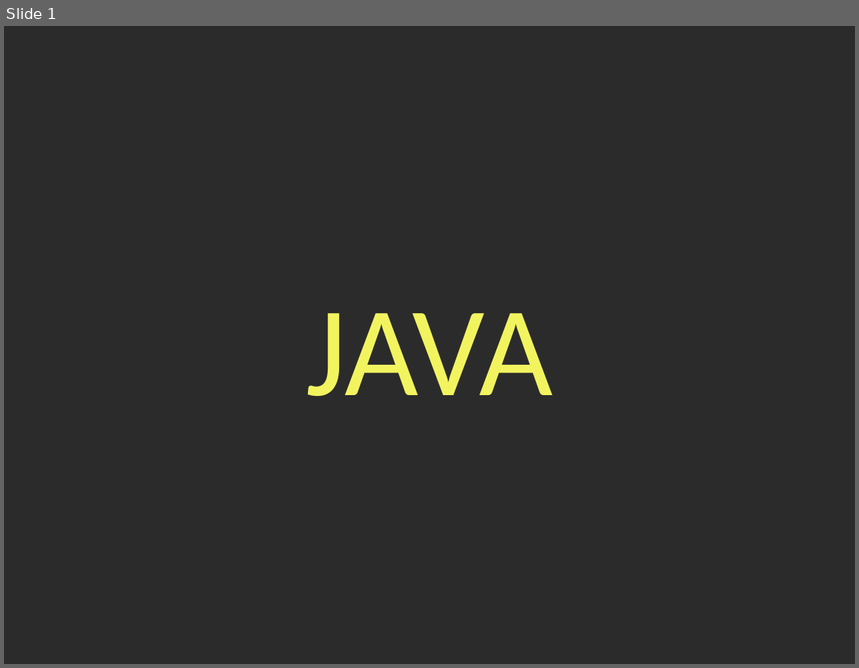
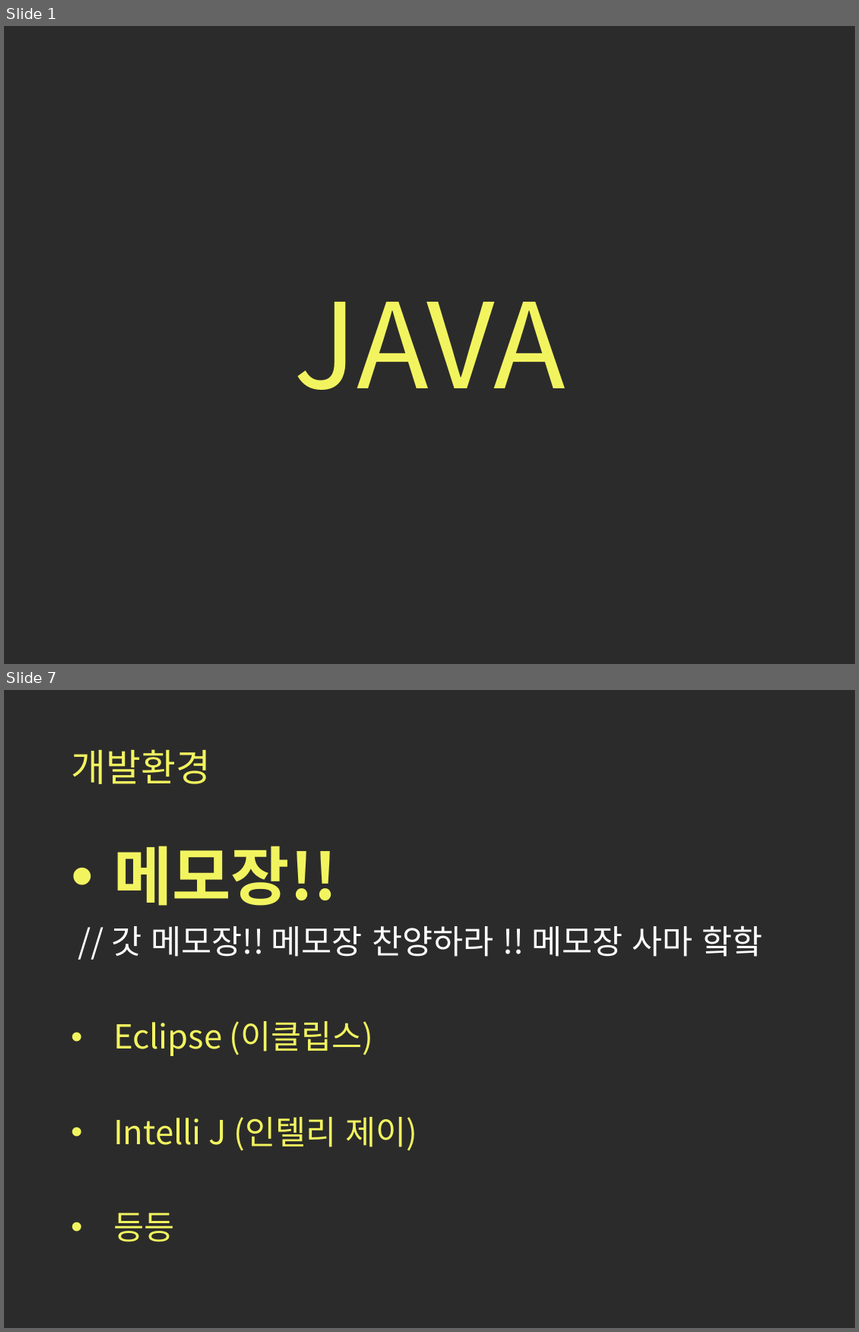
Before and after one commit to bamtoll09/Java_Education, a slide deck: 1장_자바.pptx. Shown one above the other, each under a label of ours: slide 1 before the commit, slides 1 and 7 after it; the slides between them are not shown. The pictures are 859x668 and 859x1332 pixels, drawn with LibreOffice and Linux fonts; fonts in the diff are those of the drawing; background and template pictures are left out; a plain dark background stands for a picture behind light text. Boxes give left, top, right and bottom in pixels: in the first picture for what was removed or moved away, otherwise in the second. Text is boxed around its words. In the diff, an @@ line names an element or a change of style, - is before the commit and + after.

```diff
--- a/1장_자바.pptx
+++ b/1장_자바.pptx
@@ slide 7 added at [4, 690, 855, 1328], background picture (left out) @@
@@ title added at [72, 749, 211, 784], 32 pt, text #F2F45F @@
+개발환경
@@ text added at [112, 846, 763, 1243], 28 pt, text #F2F45F @@
+• 메모장!!
+// 갓 메모장!! 메모장 찬양하라 !! 메모장 사마 핰핰
+• Eclipse (이클립스)
+• Intelli J (인텔리 제이)
+• 등등
@@ slide 1 changed as well @@
@@ title "JAVA": place and size @@
-title "JAVA" at [306, 313, 553, 396]
+title "JAVA" at [294, 302, 565, 390]
@@ title "JAVA" at [294, 302, 565, 390]: size 108 to 100 pt, font Calibri to Noto Sans CJK KR; line spacing 1 to 0.9; vertical alignment top to middle @@
```
Also in this commit, not shown: 8 other slides added, 1 slide removed, 2 other files.
